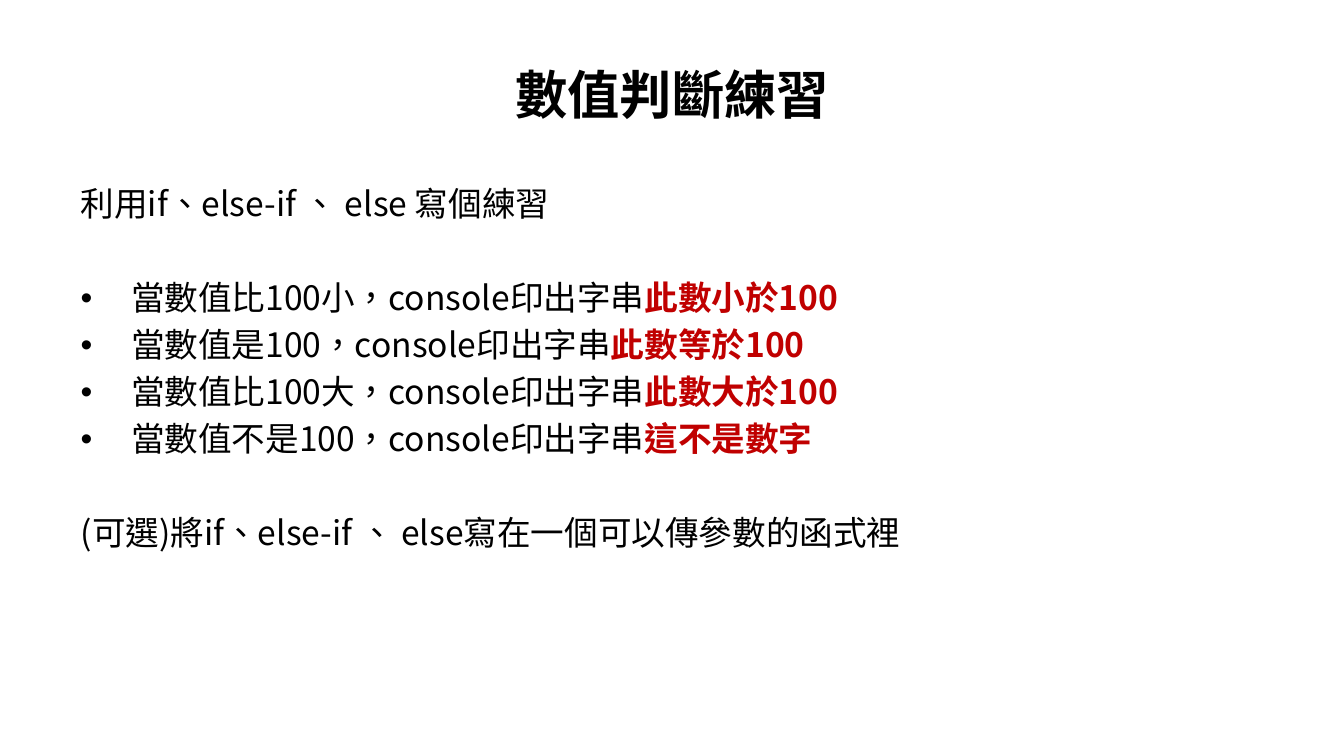
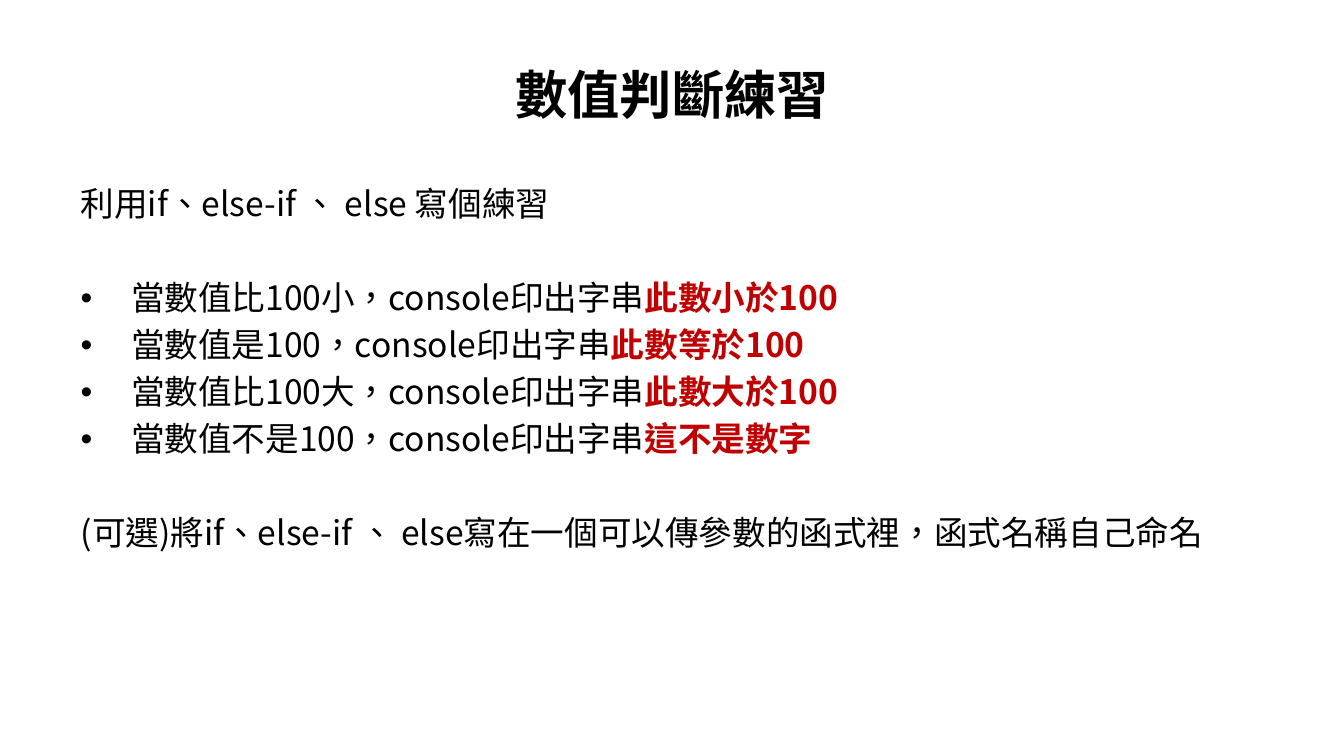
Before and after one commit to allen8101070/JavaScript-PPT, a slide deck: slide 90 of javaScript.pptx (slide 88 before the commit). Drawn at 1344x756 pixels with LibreOffice and Linux fonts; fonts in the diff are those of the drawing; background and template pictures are left out. Boxes give left, top, right and bottom in pixels: in the first picture for what was removed or moved away, otherwise in the second. Text is boxed around its words. In the diff, an @@ line names an element or a change of style, - is before the commit and + after.

```diff
--- a/javaScript.pptx
+++ b/javaScript.pptx
@@ text at (x1=81, y1=516, x2=1203, y2=552): text changed @@
-(可選)將if、else-if 、 else寫在一個可以傳參數的函式裡
+(可選)將if、else-if 、 else寫在一個可以傳參數的函式裡，函式名稱自己命名
```
Also in this commit, not shown: 16 other slides changed, 4 slides added, 16 slides removed, 1 other file.
